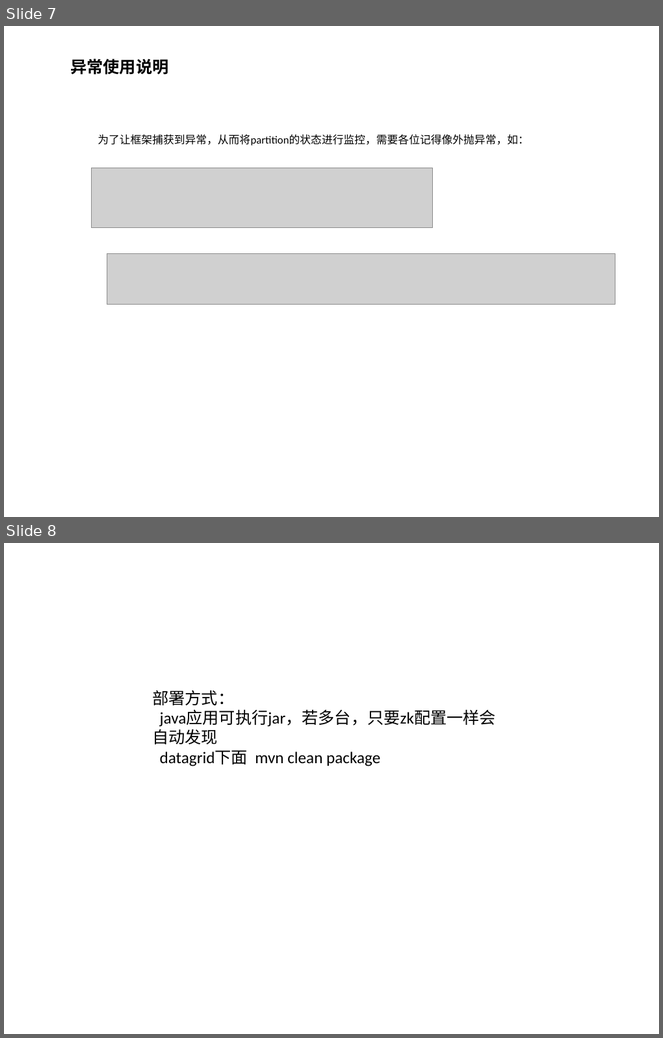
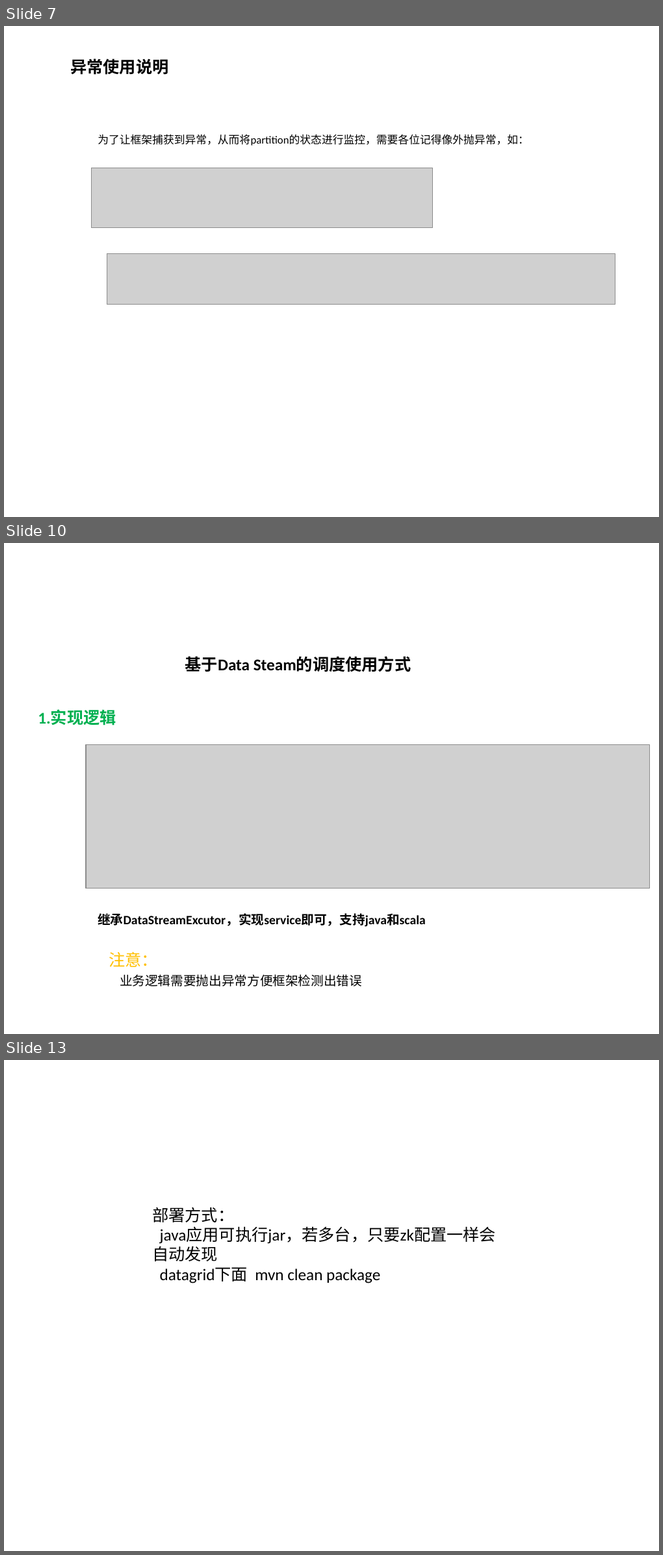
Before and after one commit to richardy2012/cloud, a slide deck: doc/ppt/datagrid业务逻辑使用步骤说明.pptx. Shown one above the other, each under a label of ours: slides 7 and 8 before the commit, slides 7, 10 and 13 after it; the slides between them are not shown. The pictures are 663x1038 and 663x1555 pixels, drawn with LibreOffice and Linux fonts; fonts in the diff are those of the drawing; grey boxes stand for pictures. Boxes give left, top, right and bottom in pixels: in the first picture for what was removed or moved away, otherwise in the second. Text is boxed around its words. In the diff, an @@ line names an element or a change of style, - is before the commit and + after.

Commit message:
data stream logical

```diff
--- a/doc/ppt/datagrid业务逻辑使用步骤说明.pptx
+++ b/doc/ppt/datagrid业务逻辑使用步骤说明.pptx
@@ slide 10 added at (x1=4, y1=543, x2=659, y2=1034), background #FFFFFF @@
@@ text added at (x1=185, y1=656, x2=411, y2=672), 18 pt, text #000000, bold @@
+基于Data Steam的调度使用方式
@@ text added at (x1=38, y1=710, x2=116, y2=725), 18 pt, text #00B050, bold @@
+1.实现逻辑
@@ picture added at (x1=86, y1=745, x2=649, y2=888) @@
@@ text added at (x1=98, y1=913, x2=425, y2=927), 14 pt, text #000000, bold @@
+继承DataStreamExcutor，实现service即可，支持java和scala
@@ text added at (x1=109, y1=952, x2=362, y2=987), 14 pt, text #000000 @@
+注意：
+业务逻辑需要抛出异常方便框架检测出错误
@@ what was slide 8 is now slide 13 @@
```
Also in this commit, not shown: 4 other slides added, 7 other files.
